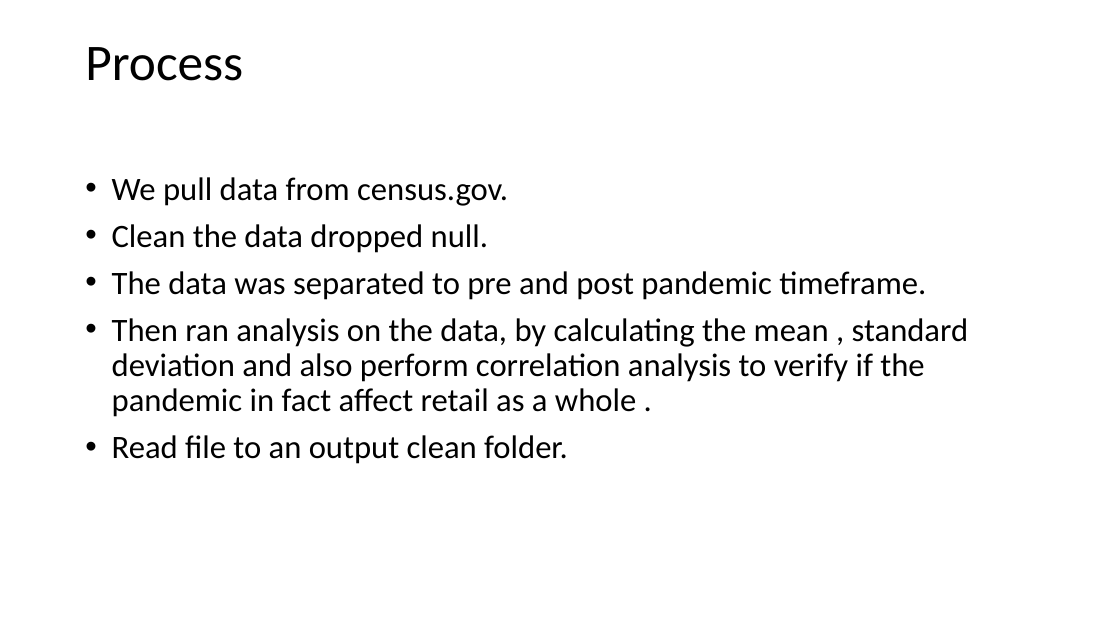
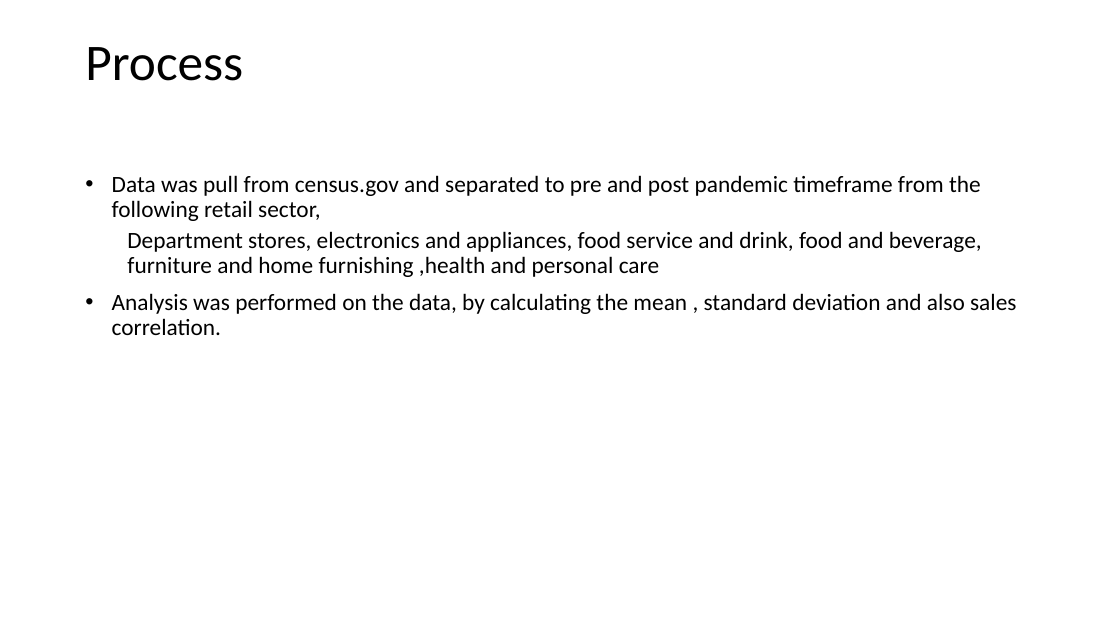
Before and after one commit to Billieo/pandemic_pandas, a slide deck: slide 5 of reports/Presentation power point.pptx (slide 6 before the commit). Drawn at 1120x630 pixels with LibreOffice and Linux fonts; fonts in the diff are those of the drawing. Boxes give left, top, right and bottom in pixels: in the first picture for what was removed or moved away, otherwise in the second. Text is boxed around its words. In the diff, an @@ line names an element or a change of style, - is before the commit and + after.

```diff
--- a/reports/Presentation power point.pptx
+++ b/reports/Presentation power point.pptx
@@ text at (112, 175, 1016, 335): text changed; size 28 to 20 pt @@
-• We pull data from census.gov.
-• Clean the data dropped null.
-• The data was separated to pre and post pandemic timeframe.
-• Then ran analysis on the data, by calculating the mean , standard deviation and also perform correlation analysis to verify if the pandemic in fact affect retail as a whole .
-• Read file to an output clean folder.
+• Data was pull from census.gov and separated to pre and post pandemic timeframe from the following retail sector,
+  Department stores, electronics and appliances, food service and drink, food and beverage, furniture and home furnishing ,health and personal care
+• Analysis was performed on the data, by calculating the mean , standard deviation and also sales correlation.
```
Also in this commit, not shown: 3 other slides changed, 6 slides added, 12 slides removed.
